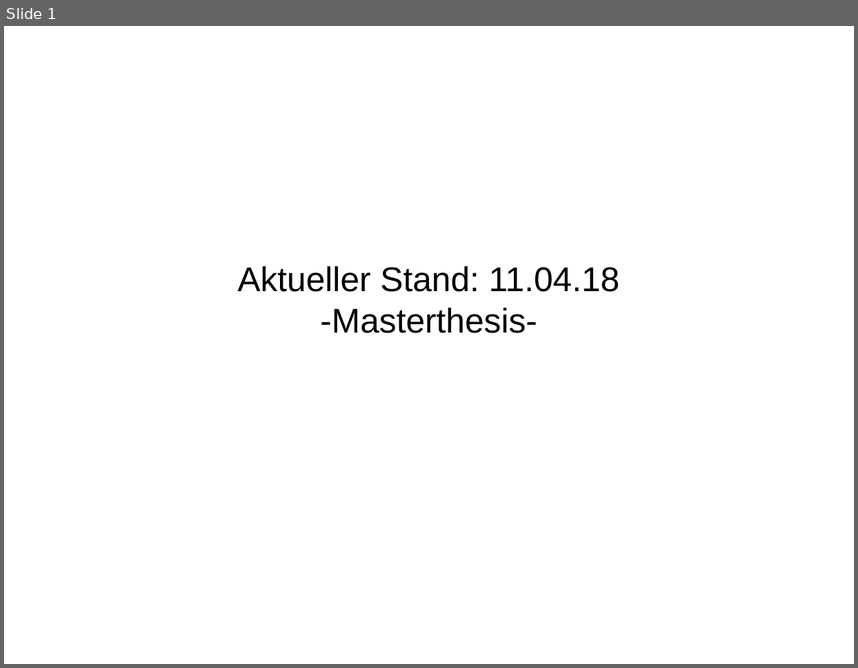
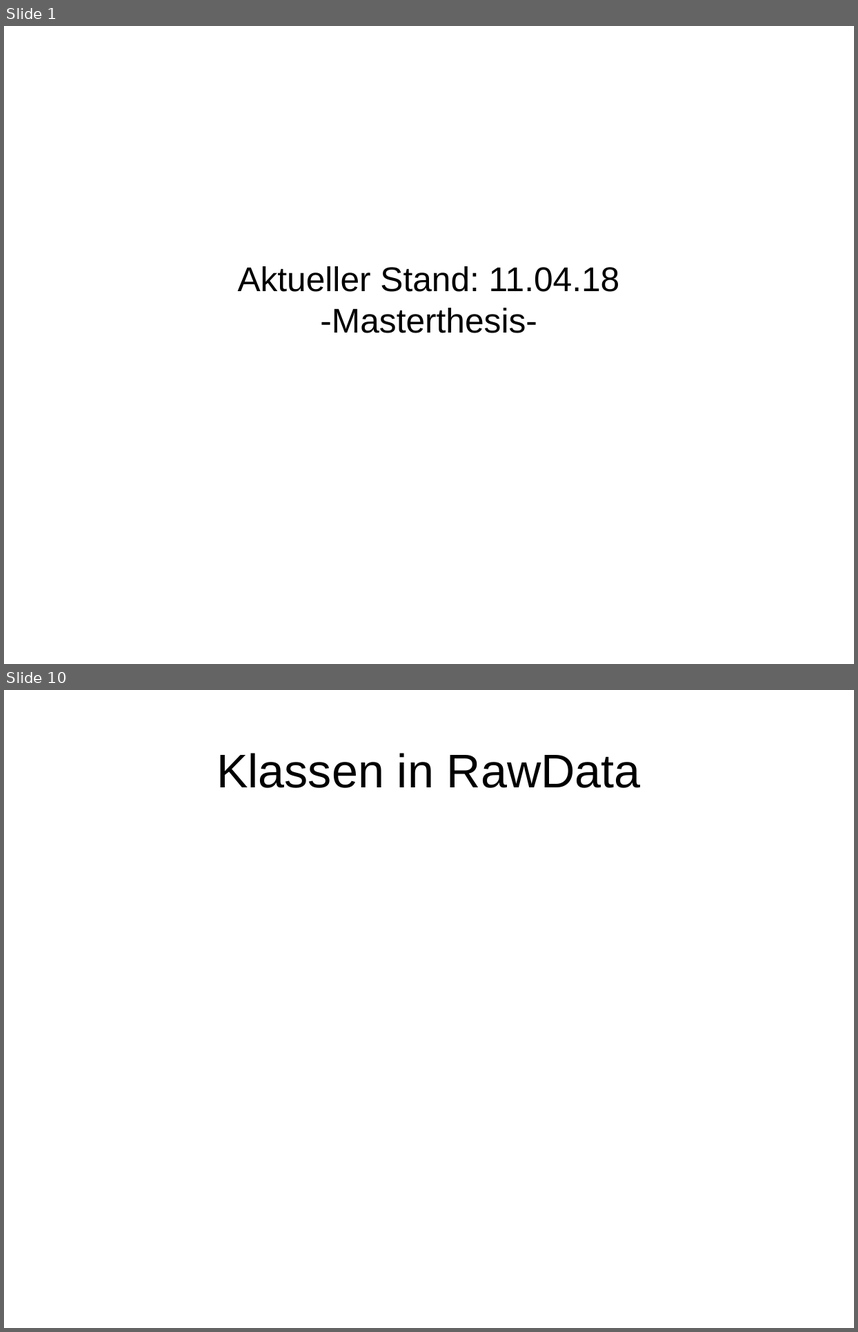
Before and after one commit to HannahSyrek/MTAnalysisOfCGMCurves, a slide deck: presentations/presentation_11_04_18.odp. Shown one above the other, each under a label of ours: slide 1 before the commit, slides 1 and 10 after it; the slides between them are not shown. The pictures are 858x668 and 858x1332 pixels, drawn with LibreOffice and Linux fonts; fonts in the diff are those of the drawing. Boxes give left, top, right and bottom in pixels: in the first picture for what was removed or moved away, otherwise in the second. Text is boxed around its words. In the diff, an @@ line names an element or a change of style, - is before the commit and + after.

```diff
--- a/presentations/presentation_11_04_18.odp
+++ b/presentations/presentation_11_04_18.odp
@@ slide 10 added at [4, 690, 854, 1328], background #FFFFFF @@
@@ title added at [217, 753, 641, 788], 44 pt, text #000000 @@
+Klassen in RawData
```
Also in this commit, not shown: 3 slides changed, 6 other slides added, 50 other files.
